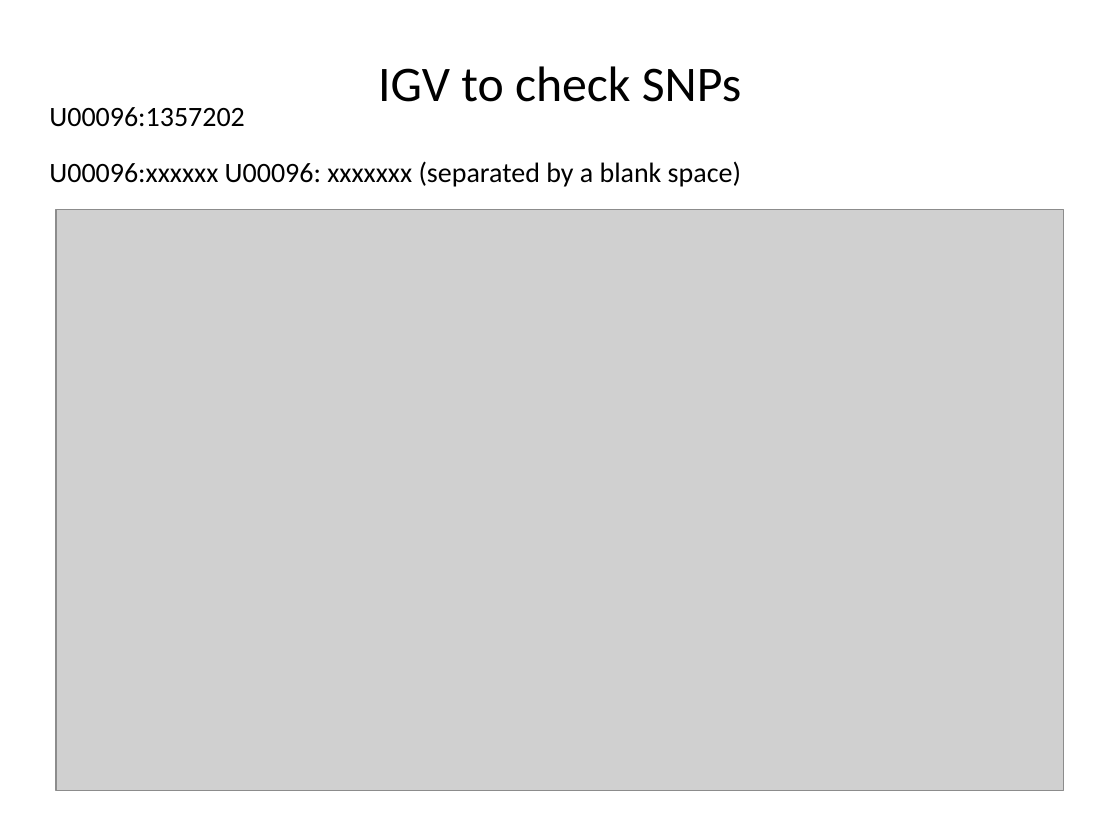
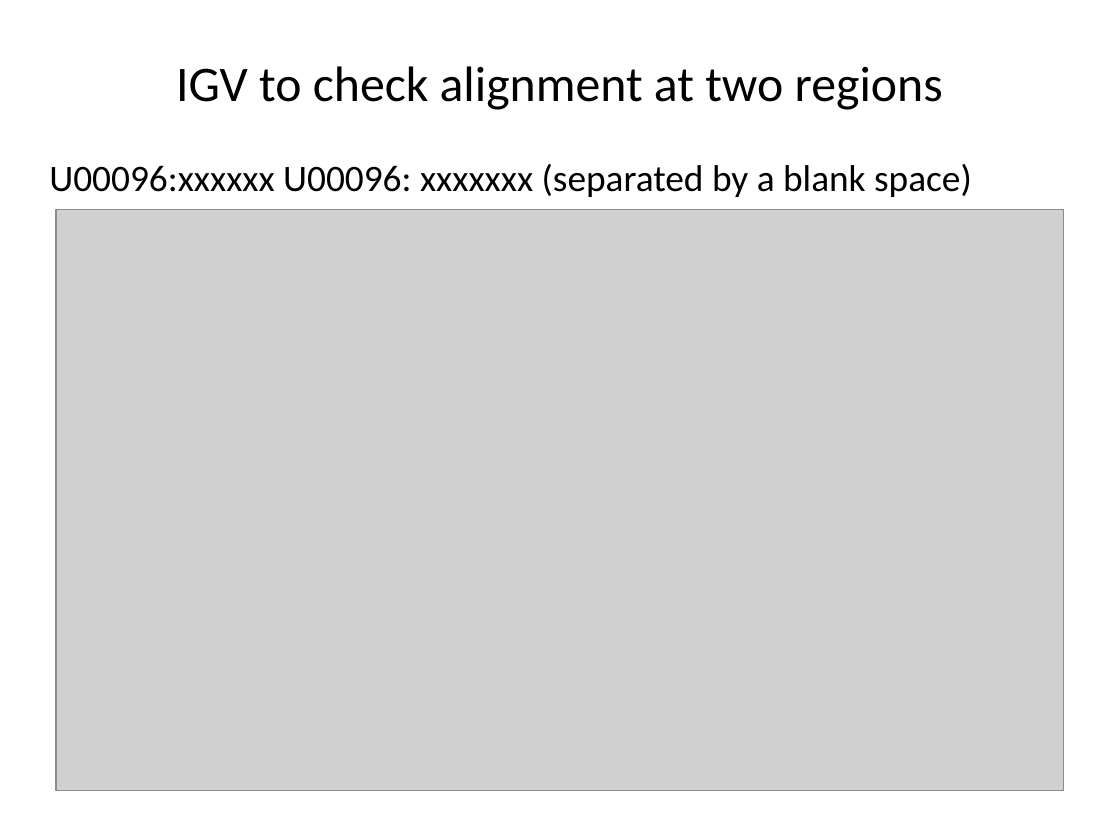
Before and after one commit to liu3zhenlab/teaching, a slide deck: slide 16 of PLPTH813Bioinformatis/2021/labs/lab06_variants.pptx (slide 14 before the commit). Drawn at 1120x840 pixels with LibreOffice and Linux fonts; fonts in the diff are those of the drawing; grey boxes stand for pictures. Boxes give left, top, right and bottom in pixels: in the first picture for what was removed or moved away, otherwise in the second. Text is boxed around its words. In the diff, an @@ line names an element or a change of style, - is before the commit and + after.

```diff
--- a/PLPTH813Bioinformatis/2021/labs/lab06_variants.pptx
+++ b/PLPTH813Bioinformatis/2021/labs/lab06_variants.pptx
@@ title at <box>176,66,943,110</box>: text changed @@
-IGV to check SNPs
+IGV to check alignment at two regions
@@ text removed at <box>49,107,244,127</box> @@
-U00096:1357202
@@ text "U00096:xxxxxx U00096: xxxxxxx (separated by ..." at <box>49,164,972,197</box>: size 18 to 24 pt @@
```
Also in this commit, not shown: 3 other slides changed, 2 slides added, 3 other files.
